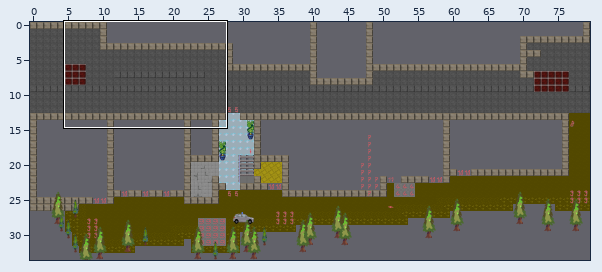
Two states of a Tiled map (JSON), zl-map/maps/zl-outside.json. Above, an overview of the earlier version with the close-up marked.
Close-up. Before:
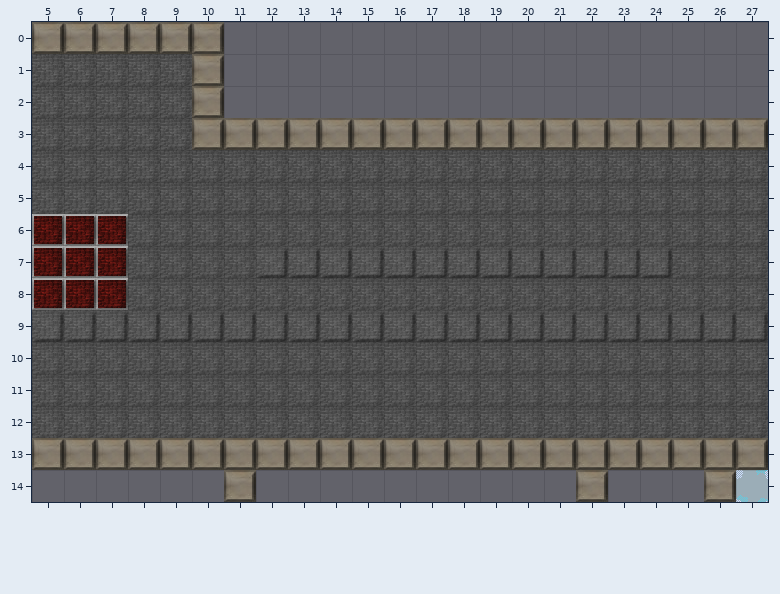
Cells are 32x32 px. Shown: x 5..27, y 0..14. The commit also changed other parts of the map, which this record leaves out. Tiles whose own drawing changed are shown in their newer look in all pictures.
The same view after the edit:
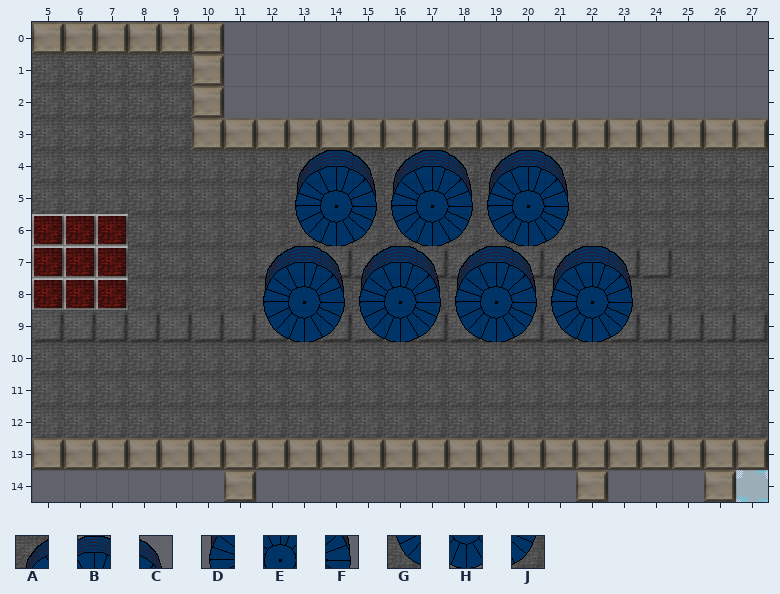
Key: from "z-Labor": A 80, B 81, C 82, D 96, E 97, F 98, G 112, H 113, J 114.
_ is an empty cell.
See-through tiles are keyed as they look on the map.
Edits made:
Layer "over-the-top":
y 4: x 13..21 _________ -> ABCABCABC
y 5: x 13..21 _________ -> DEFDEFDEF
y 6: x 13..21 _________ -> GHJGHJGHJ
y 7: x 12..23 ____________ -> ABCABCABCABC
y 8: x 12..23 ____________ -> DEFDEFDEFDEF
y 9: x 12..23 ____________ -> GHJGHJGHJGHJ
Where, in picture pixels (left, top, right, bottom), the same in both close-ups:
added: (263, 150, 633, 342)
